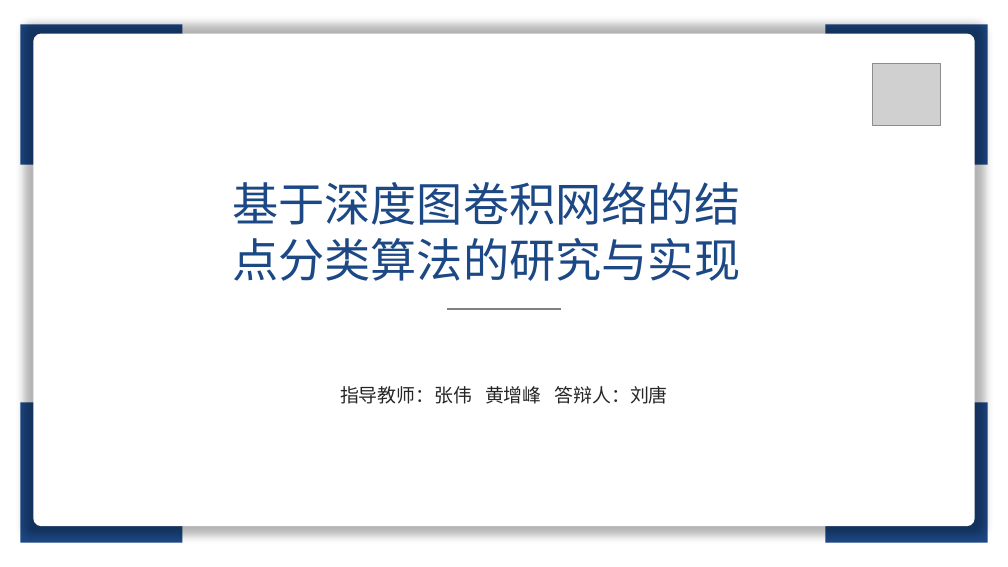
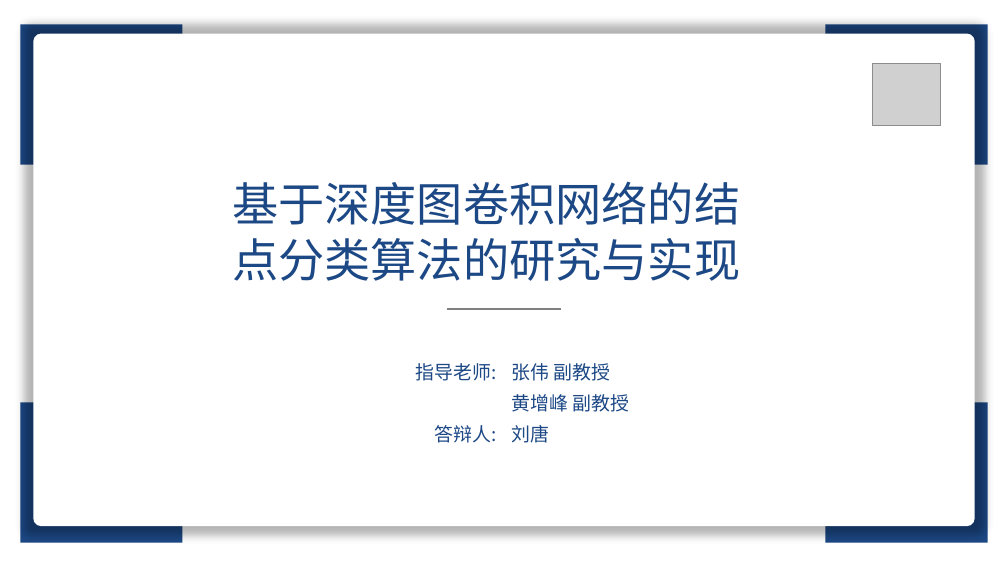
Before and after one commit to lt610/DeepGCN, a slide deck: slide 1 of 毕设提交/ppt/答辩ppt.pptx. Drawn at 1008x567 pixels with LibreOffice and Linux fonts; fonts in the diff are those of the drawing; grey boxes stand for pictures. Boxes give left, top, right and bottom in pixels: in the first picture for what was removed or moved away, otherwise in the second. Text is boxed around its words. In the diff, an @@ line names an element or a change of style, - is before the commit and + after.

```diff
--- a/毕设提交/ppt/答辩ppt.pptx
+++ b/毕设提交/ppt/答辩ppt.pptx
@@ table added at <box>168,354,839,447</box>, 3 rows, 2 columns @@
+指导老师: | 张伟 副教授
+ | 黄增峰 副教授
+答辩人: | 刘唐
@@ text removed at <box>340,386,667,404</box> @@
-指导教师：张伟 黄增峰 答辩人：刘唐
```
Also in this commit, not shown: 4 other files.
